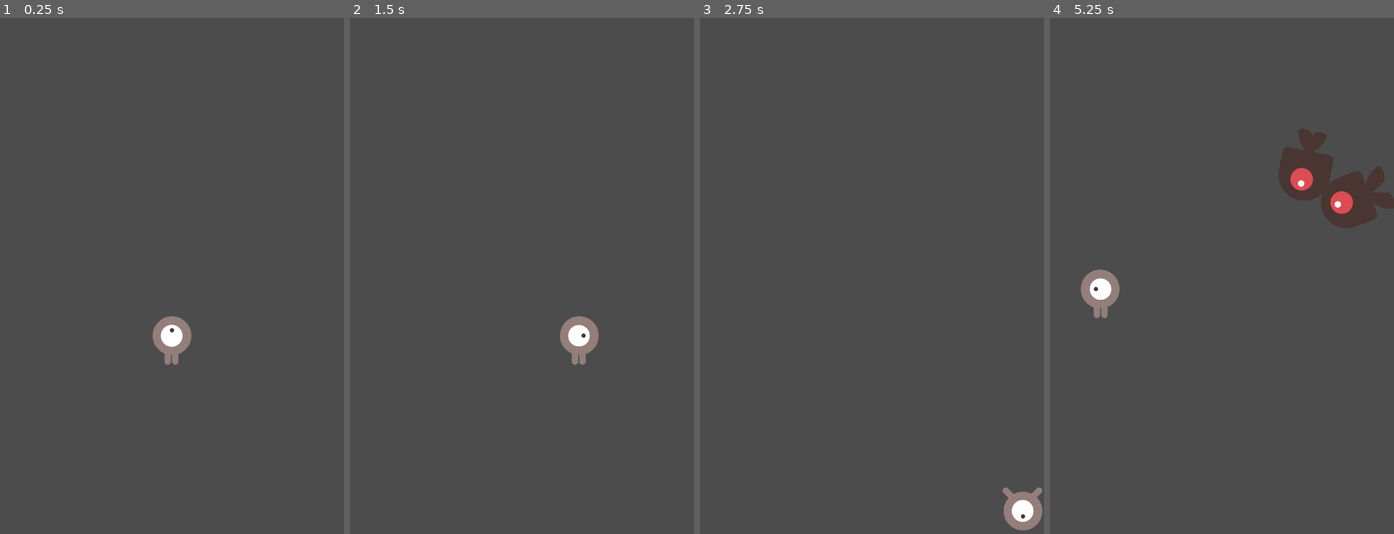
Above: before the commit, frames 1-4 (left to right).
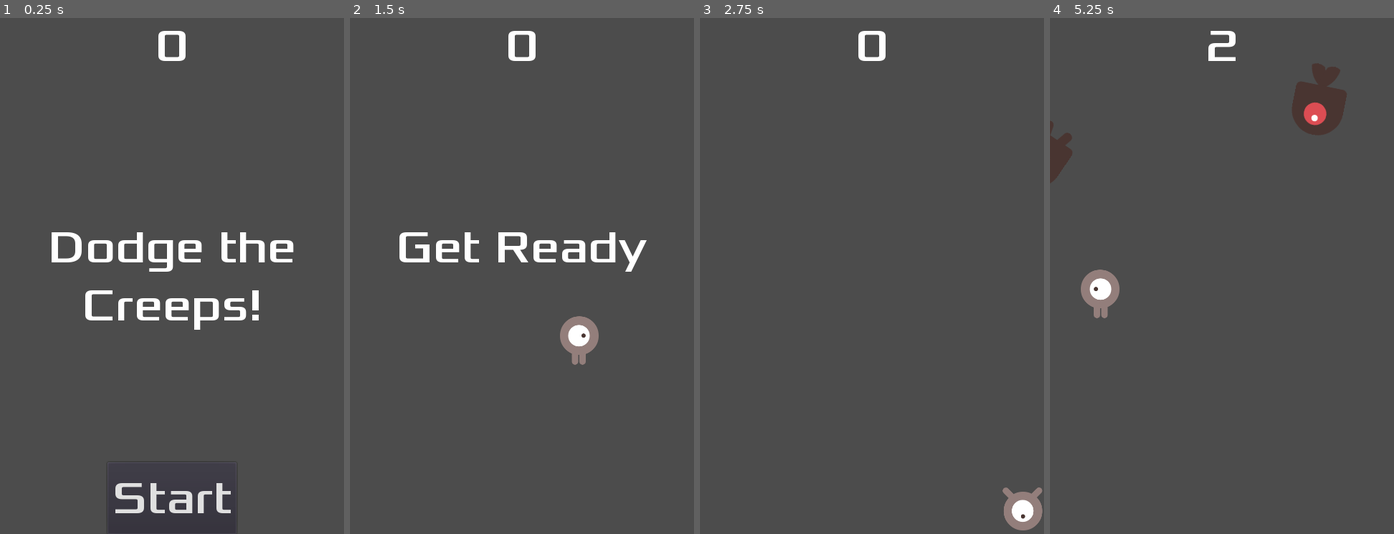
Above: after the commit, the same moments.

Repository: Lenarvalo2/Mineur
Game: Godot game, scene res://Main.tscn
Same seed, same stepped clock (60 frames per second), same inputs: the game is played once before the commit and once after it.
Inputs (mouse positions are in pixels of both pictures, inside the frame that each line leads up to):
- Up to frame 1 (0.25 s): no input
- Up to frame 2 (1.5 s): click (522, 497) at 0.5 s, where only the run after the commit has a clickable "Start"; tap Enter at 1.25 s; hold Right (ui_right) from 1.28 s (still down)
- Up to frame 3 (2.75 s): release Right (ui_right) at 2.03 s; hold Down (ui_down) from 2.03 s (still down)
- Up to frame 4 (5.25 s): release Down (ui_down) at 2.78 s; hold Right (ui_right) 2.78-3.53 s; hold Up (ui_up) 3.53-4.28 s; hold Left (ui_left) from 4.28 s (still down)

The runs differ from the first frame. In frame 1, 4.8% of the frame differs, in the area x 15-86%, y 2-100%; in frame 2, 2.0%; in frame 3, 0.3%; in frame 4, 5.2%, in the area x 0-100%, y 2-41%.

Commit message:
Fin du tuto

Diff:
--- /dev/null
+++ b/Tutorial/HUD.gd
@@ -0,0 +1,30 @@
+extends CanvasLayer
+
+
+signal start_game
+
+func show_message(text):
+	$Message.text = text
+	$Message.show()
+	$MessageTimer.start()
+
+func show_game_over():
+	show_message("Game Over")
+	# Wait until the MessageTimer has counted down.
+	yield($MessageTimer, "timeout")
+
+	$Message.text = "Dodge the\nCreeps!"
+	$Message.show()
+	# Make a one-shot timer and wait for it to finish.
+	yield(get_tree().create_timer(1), "timeout")
+	$StartButton.show()
+
+func update_score(score):
+	$ScoreLabel.text = str(score)
+
+func _on_StartButton_pressed():
+	$StartButton.hide()
+	emit_signal("start_game")
+
+func _on_MessageTimer_timeout():
+	$Message.hide()
--- a/Tutorial/HUD.tscn
+++ b/Tutorial/HUD.tscn
@@ -1,34 +1,56 @@
-[gd_scene load_steps=3 format=2]
+[gd_scene load_steps=4 format=2]
 
 [ext_resource path="res://dodge_assets/fonts/Xolonium-Regular.ttf" type="DynamicFontData" id=1]
+[ext_resource path="res://HUD.gd" type="Script" id=2]
 
 [sub_resource type="DynamicFont" id=1]
 size = 64
 font_data = ExtResource( 1 )
 
 [node name="HUD" type="CanvasLayer"]
+script = ExtResource( 2 )
 
 [node name="ScoreLabel" type="Label" parent="."]
-margin_right = 40.0
-margin_bottom = 14.0
+anchor_right = 1.0
+margin_bottom = 78.0
 custom_fonts/font = SubResource( 1 )
-text = "23"
+text = "0"
+align = 1
 __meta__ = {
 "_edit_use_anchors_": false
 }
 
 [node name="Message" type="Label" parent="."]
-margin_right = 40.0
-margin_bottom = 14.0
+anchor_top = 0.5
+anchor_right = 1.0
+anchor_bottom = 0.5
+margin_top = -79.5
+margin_bottom = 79.5
+custom_fonts/font = SubResource( 1 )
+text = "Dodge the
+Creeps!"
+align = 1
 __meta__ = {
 "_edit_use_anchors_": false
 }
 
 [node name="StartButton" type="Button" parent="."]
-margin_right = 12.0
-margin_bottom = 20.0
+anchor_left = 0.5
+anchor_top = 1.0
+anchor_right = 0.5
+anchor_bottom = 1.0
+margin_left = -90.0
+margin_top = -100.0
+margin_right = 90.0
+custom_fonts/font = SubResource( 1 )
+text = "Start"
 __meta__ = {
 "_edit_use_anchors_": false
 }
 
 [node name="MessageTimer" type="Timer" parent="."]
+wait_time = 2.0
+one_shot = true
+
+[connection signal="pressed" from="StartButton" to="." method="_on_StartButton_pressed"]
+[connection signal="timeout" from="MessageTimer" to="." method="_on_MessageTimer_timeout"]
--- a/Tutorial/Main.gd
+++ b/Tutorial/Main.gd
@@ -6,16 +6,19 @@
 
 func _ready():
 	randomize()
-	new_game()
 
 func game_over():
 	$ScoreTimer.stop()
 	$MobTimer.stop()
+	$HUD.show_game_over()
+	get_tree().call_group("mobs", "queue_free")
 
 func new_game():
 	score = 0
 	$Player.start($StartPosition.position)
 	$StartTimer.start()
+	$HUD.update_score(score)
+	$HUD.show_message("Get Ready")
 
 
 func _on_MobTimer_timeout():
@@ -38,6 +41,7 @@
 
 func _on_ScoreTimer_timeout():
 	score += 1
+	$HUD.update_score(score)
 
 
 func _on_StartTimer_timeout():
--- a/Tutorial/Main.tscn
+++ b/Tutorial/Main.tscn
@@ -1,8 +1,9 @@
-[gd_scene load_steps=5 format=2]
+[gd_scene load_steps=6 format=2]
 
 [ext_resource path="res://Main.gd" type="Script" id=1]
 [ext_resource path="res://Player.tscn" type="PackedScene" id=2]
 [ext_resource path="res://Mob.tscn" type="PackedScene" id=3]
+[ext_resource path="res://HUD.tscn" type="PackedScene" id=4]
 
 [sub_resource type="Curve2D" id=1]
 _data = {
@@ -35,7 +36,10 @@
 [node name="MobSpawnLocation" type="PathFollow2D" parent="MobPath"]
 position = Vector2( 116.218, -217.649 )
 
+[node name="HUD" parent="." instance=ExtResource( 4 )]
+
 [connection signal="hit" from="Player" to="." method="game_over"]
 [connection signal="timeout" from="MobTimer" to="." method="_on_MobTimer_timeout"]
 [connection signal="timeout" from="ScoreTimer" to="." method="_on_ScoreTimer_timeout"]
 [connection signal="timeout" from="StartTimer" to="." method="_on_StartTimer_timeout"]
+[connection signal="start_game" from="HUD" to="." method="new_game"]
--- a/Tutorial/Mob.gd
+++ b/Tutorial/Mob.gd
@@ -9,7 +9,6 @@
 	var mob_types = $AnimatedSprite.frames.get_animation_names()
 	$AnimatedSprite.animation = mob_types[randi() % mob_types.size()]
 
-
 # Called every frame. 'delta' is the elapsed time since the previous frame.
 #func _process(delta):
 #	pass
--- a/Tutorial/Mob.tscn
+++ b/Tutorial/Mob.tscn
@@ -30,7 +30,9 @@
 radius = 32.0
 height = 32.0
 
-[node name="Mob" type="RigidBody2D"]
+[node name="Mob" type="RigidBody2D" groups=[
+"mobs",
+]]
 collision_mask = 0
 gravity_scale = 0.0
 script = ExtResource( 7 )
@@ -39,7 +41,6 @@
 scale = Vector2( 0.75, 0.75 )
 frames = SubResource( 1 )
 animation = "swim"
-frame = 1
 playing = true
 __meta__ = {
 "_edit_group_": true
--- a/Tutorial/Player.gd
+++ b/Tutorial/Player.gd
@@ -9,6 +9,7 @@
 # Called when the node enters the scene tree for the first time.
 func _ready():
 	screen_size = get_viewport_rect().size
+	hide()
 
 # Called every frame. 'delta' is the elapsed time since the previous frame.
 func _process(delta):
Not shown, changed: .DS_Store
Not shown, added: Tutorial/.DS_Store
Not shown, changed: Tutorial/dodge_assets/.DS_Store
